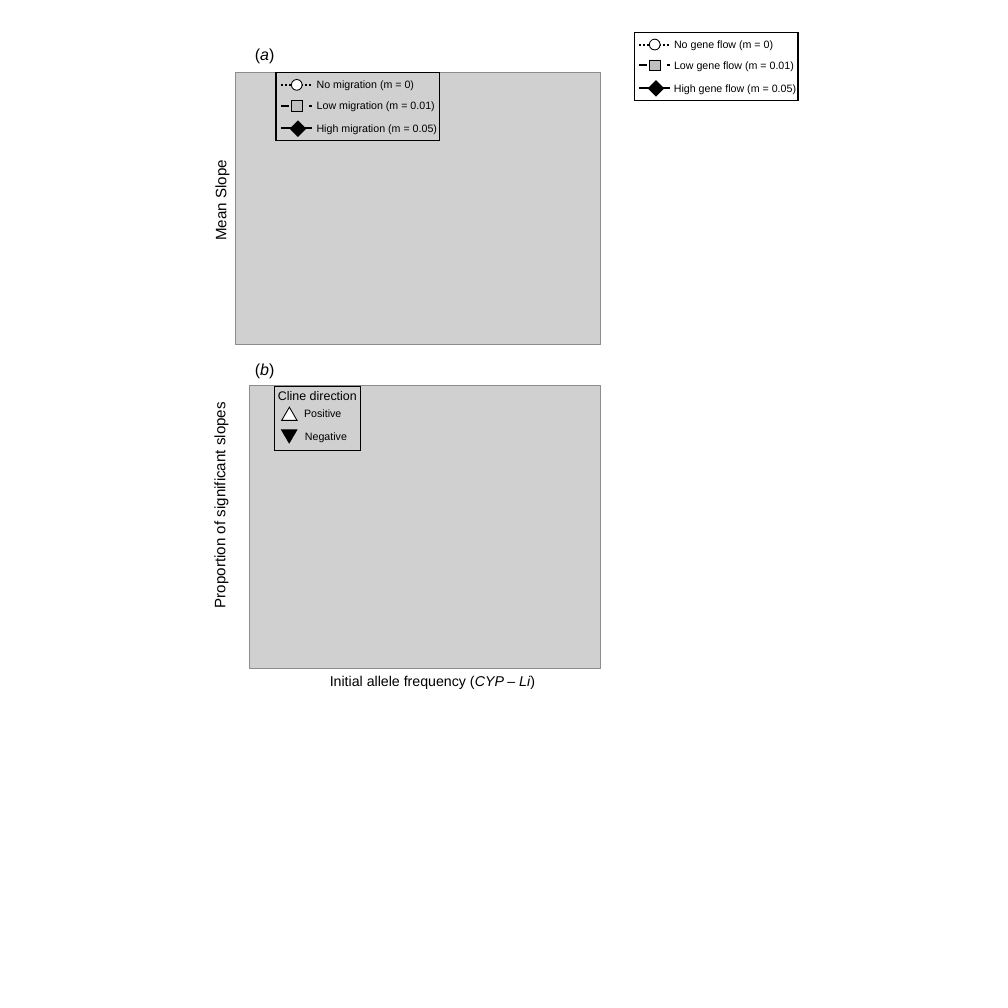
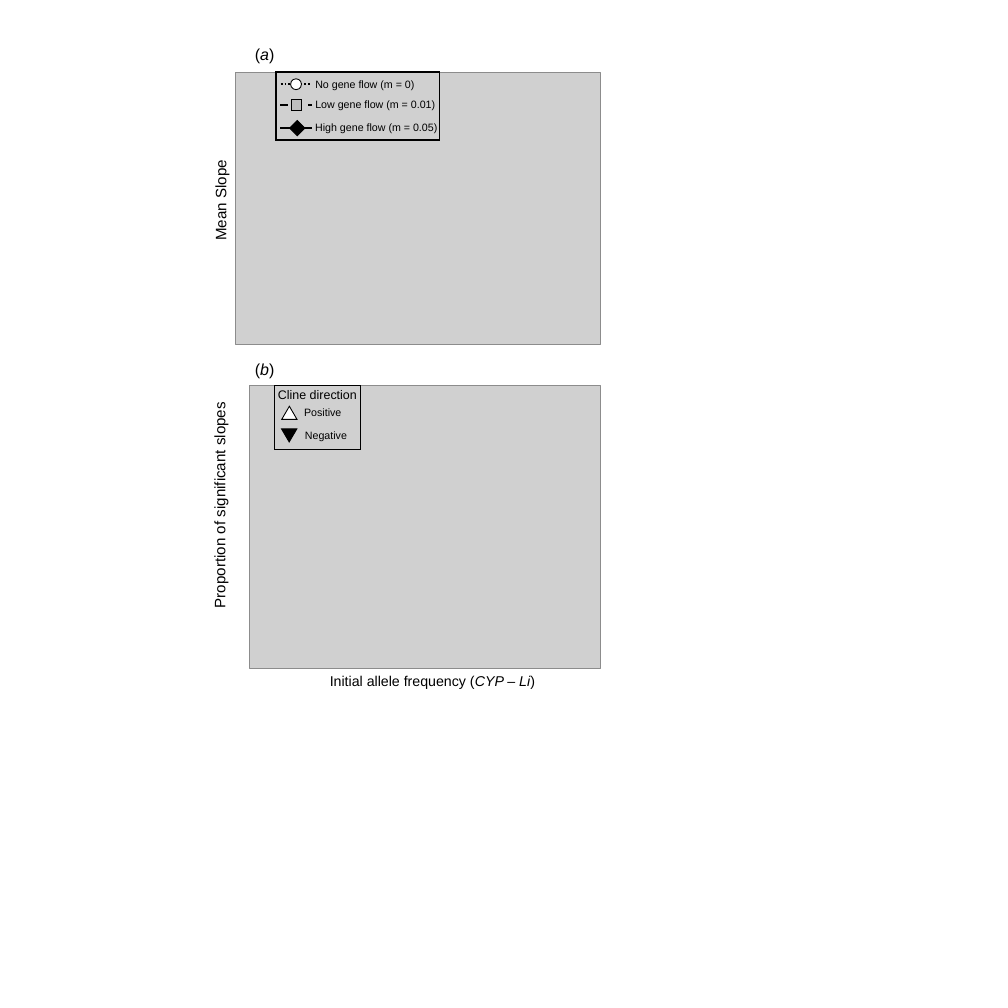
Before and after one commit to James-S-Santangelo/Simulating-Evolutionary-Clines-SEC-, a slide deck: slide 8 of SEC_Writings/SEC_Manuscript-Figures.pptx. Drawn at 1008x1008 pixels with LibreOffice and Linux fonts; fonts in the diff are those of the drawing; grey boxes stand for pictures. Boxes give left, top, right and bottom in pixels: in the first picture for what was removed or moved away, otherwise in the second. Text is boxed around its words. In the diff, an @@ line names an element or a change of style, - is before the commit and + after.

```diff
--- a/SEC_Writings/SEC_Manuscript-Figures.pptx
+++ b/SEC_Writings/SEC_Manuscript-Figures.pptx
@@ line removed from (639, 45) to (671, 45) @@
@@ group removed at box(276, 72, 440, 140): 3 texts, 1 rectangle, 1 ellipse @@
-No migration (m = 0)
-Low migration (m = 0.01)
-High migration (m = 0.05)
@@ 3 texts, 3 rectangles, 2 lines, 1 ellipse: place and size @@
-3 texts, 3 rectangles, 2 lines, 1 ellipse at box(634, 32, 798, 100)
+3 texts, 3 rectangles, 2 lines, 1 ellipse at box(276, 72, 440, 140)
```
Also in this commit, not shown: 2 slides added, 9 other files.
